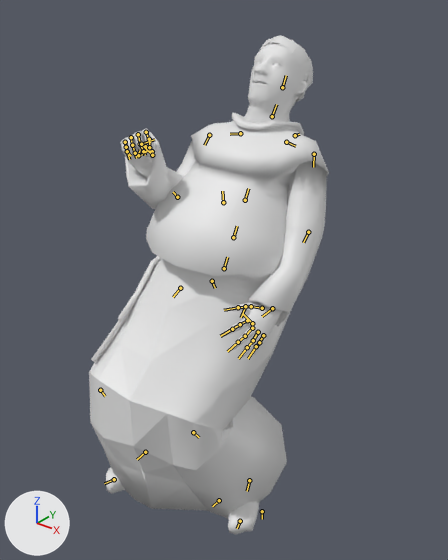
Renders of the Blender file assets-src/rooms/tavern/creature-clips/Monk.blend from each side of a commit.
Before and after are seen from a camera (50 mm lens) standing at (0.585, -0.673, 0.793) and looking at (0.003, 0.055, 0.341). Lighting does not change. The marker at lower left points along +X, +Y and +Z. The first picture is the older version. Both versions are drawn at frame 4 of the action 'SitArmWrestle'; the numbers are the values there. The bones that change, and the others that lie on the model, are drawn over the model as lines.

The first picture shows 'MonkSourceMesh'.
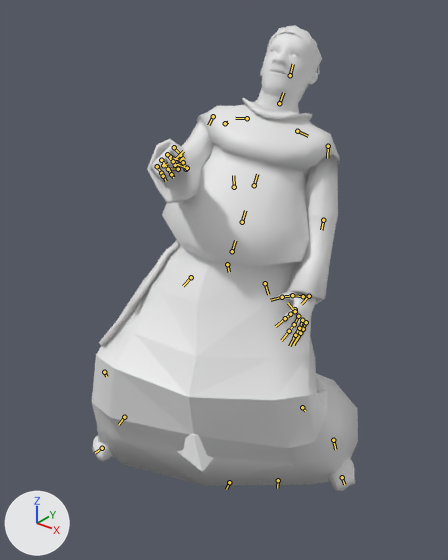
Location of each change, (x1, y1, x2, y2) in pixels of the pictures (448 x 560 px):
'MonkSourceMesh', posed (11% wider, 7% shorter): before (89, 35, 329, 534); after (92, 25, 358, 491)
bone 'Root', root to tip: before (219, 500) to (212, 506); after (229, 482) to (226, 489)
bone 'ToSpine', root to tip: before (224, 268) to (227, 257); after (232, 251) to (235, 240)
bone 'Head', root to tip: before (282, 87) to (286, 75); after (290, 75) to (293, 64)
bone 'Arm_L', root to tip: before (314, 154) to (313, 167); after (328, 146) to (327, 158)
bone 'ForeArm_L', root to tip: before (308, 232) to (303, 242); after (323, 220) to (321, 230)
bone 'Arm_R', root to tip: before (209, 135) to (204, 145); after (213, 116) to (208, 125)
bone 'ForeArm_R', root to tip: before (177, 197) to (173, 192); after (186, 169) to (183, 168)
bone 'UpLeg_L', root to tip: before (245, 306) to (241, 317); after (265, 283) to (268, 294)
bone 'Leg_L', root to tip: before (193, 432) to (199, 437); after (302, 407) to (305, 411)
bone 'Foot_L', root to tip: before (249, 480) to (247, 491); after (333, 440) to (335, 449)
bone 'UpLeg_R', root to tip: before (180, 288) to (173, 297); after (191, 277) to (183, 286)
bone 'Leg_R', root to tip: before (100, 390) to (105, 396); after (104, 372) to (106, 376)
bone 'Foot_R', root to tip: before (145, 452) to (137, 459); after (124, 417) to (118, 425)

What the commit changed:
Bone 'Root' (bone_root) moves from (0.0, -0.042, -0.143) to (0.005, -0.083, -0.129).
Bone 'Root' (bone_root) turns from (0, 0, 0) to (0, 0, 20) degrees about its own x, y and z.
Bone 'ToSpine' (bone_tospine) turns from (-29, -2, -5) to (-26, -5, -14) degrees about its own x, y and z.
Bone 'Head' (bone_head) turns from (3, -3, 4) to (3, -7, 5) degrees about its own x, y and z.
Bone 'Arm_L' (bone_arm_l) turns from (-13, 16, -28) to (-12, 16, -27) degrees about its own x, y and z.
Bone 'ForeArm_L' (bone_forearm_l) turns from (-16, -4, 0) to (-18, -4, 0) degrees about its own x, y and z.
Bone 'Arm_R' (bone_arm_r) turns from (2, -21, 33) to (21, -15, 35) degrees about its own x, y and z.
Bone 'ForeArm_R' (bone_forearm_r) turns from (41, 8, -16) to (2, 10, -4) degrees about its own x, y and z.
Bone 'UpLeg_L' (bone_upleg_l) turns from (49, -7, -13) to (47, -27, -1) degrees about its own x, y and z.
Bone 'Leg_L' (bone_leg_l) turns from (-81, 17, 7) to (-83, 27, -5) degrees about its own x, y and z.
Bone 'Foot_L' (bone_foot_l) turns from (-32, -11, -7) to (-35, -14, 5) degrees about its own x, y and z.
Bone 'UpLeg_R' (bone_upleg_r) turns from (58, 21, 15) to (56, 40, 5) degrees about its own x, y and z.
Bone 'Leg_R' (bone_leg_r) turns from (-79, -17, -7) to (-82, -26, 4) degrees about its own x, y and z.
Bone 'Foot_R' (bone_foot_r) turns from (-25, 4, -2) to (-30, 8, -14) degrees about its own x, y and z.
